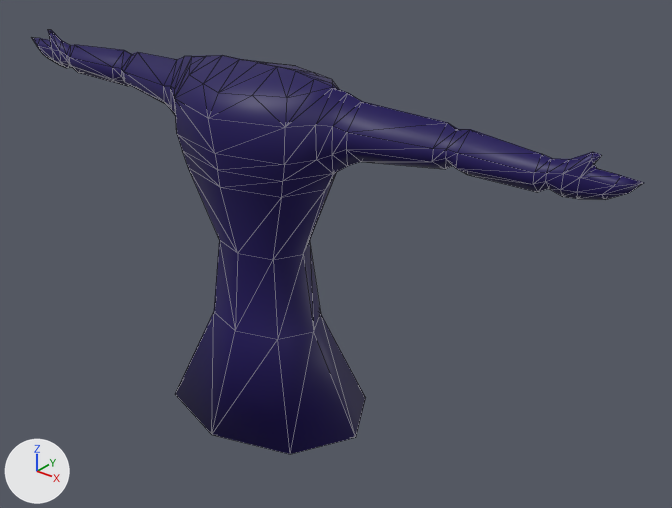
The glTF model enemy/Monster/MaskMonster.glb: old version first, new version second.
Rendered twice from a 50 mm lens placed at (4.97, -5.24, 4.94), pointed at (0.56, 0.27, 1.53). Every picture has the same lights, and +X, +Y and +Z are marked at lower left. Mesh edges are drawn as thin lines.

The first picture shows 'MaskMonster'.
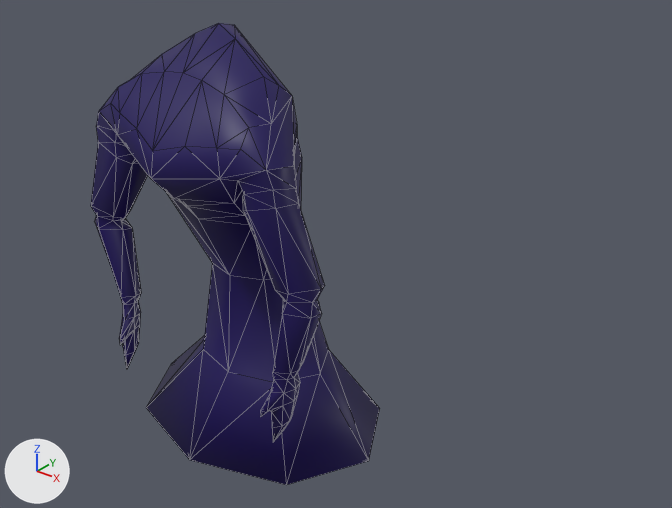
The newer file adds an action. The first version stands in its rest pose; the second is drawn at frame 0 of the action 'Hit_Reaction'.

Changed parts and their boxes [x1, y1, x2, y2] in the pictures (672 x 508 px):
```json
{"object": "MaskMonster", "change": "posed", "before": [31, 30, 644, 454], "after": [91, 23, 380, 485], "on screen": "53% narrower, 9% taller"}
{"bone": "DEF-spine", "before": "(277, 386) to (268, 318)", "after": "(271, 398) to (265, 353)"}
{"bone": "DEF-spine.001", "before": "(268, 318) to (261, 237)", "after": "(265, 353) to (251, 258)"}
{"bone": "DEF-spine.002", "before": "(261, 237) to (260, 191)", "after": "(251, 258) to (234, 183)"}
{"bone": "DEF-spine.004", "before": "(260, 191) to (259, 144)", "after": "(234, 183) to (215, 136)"}
{"bone": "MCH-spine.002", "before": "(261, 237) to (313, 212)", "after": "(253, 237) to (305, 199)"}
{"bone": "MCH-spine.004", "before": "(260, 191) to (293, 177)", "after": "(237, 196) to (269, 166)"}
{"bone": "MCH-spine.003", "before": "(259, 144) to (292, 131)", "after": "(214, 158) to (246, 121)"}
{"bone": "DEF-upper_arm.L", "before": "(313, 116) to (382, 130)", "after": "(262, 148) to (282, 224)"}
{"bone": "DEF-upper_arm.L.001", "before": "(382, 130) to (458, 145)", "after": "(282, 224) to (302, 298)"}
{"bone": "DEF-forearm.L", "before": "(458, 145) to (508, 160)", "after": "(302, 298) to (294, 343)"}
{"bone": "DEF-upper_arm.R", "before": "(215, 92) to (173, 79)", "after": "(137, 108) to (122, 162)"}
{"bone": "DEF-upper_arm.R.001", "before": "(173, 79) to (136, 67)", "after": "(122, 162) to (107, 213)"}
{"bone": "DEF-forearm.R", "before": "(136, 67) to (101, 61)", "after": "(107, 213) to (118, 261)"}
{"bone": "DEF-hand.R", "before": "(68, 54) to (38, 48)", "after": "(128, 309) to (132, 354)"}
{"bone": "ORG-breast.L", "before": "(298, 150) to (269, 162)", "after": "(259, 164) to (232, 196)"}
{"bone": "ORG-breast.R", "before": "(240, 134) to (211, 145)", "after": "(191, 132) to (165, 161)"}
```

Edits to the scene script, one JSON object a line:
```json
{"block": "bone_def_spine", "where": "bone_def_spine = bpy.data.objects['rig'].pose.bones['DEF-spine']  # child of 'root'"}
{"op": "set", "path": "bone_def_spine.location", "old": "(0.0, 0.0, 0.0)", "new": "(0.0, -0.08, 0.09)"}
{"op": "set", "path": "bone_def_spine.rotation_quaternion", "old": "(1.0, 0.0, 0.0, 0.0)", "new": "(1.0, -0.008, 0.0, 0.0)", "note": "degrees (0, 0, 0) -> degrees (-1, 0, 0)"}
{"op": "set", "path": "bone_def_spine.scale", "old": "(1.0, 1.0, 1.0)", "new": "(1.22, 0.67, 1.22)"}
{"block": "bone_def_spine_001", "where": "bone_def_spine_001 = bpy.data.objects['rig'].pose.bones['DEF-spine.001']  # child of 'DEF-spine'"}
{"op": "set", "path": "bone_def_spine_001.rotation_quaternion", "old": "(1.0, 0.0, 0.0, 0.0)", "new": "(0.997, -0.025, -0.001, 0.066)", "note": "degrees (0, 0, 0) -> degrees (-3, 0, 8)"}
{"op": "set", "path": "bone_def_spine_001.scale", "old": "(1.0, 1.0, 1.0)", "new": "(0.81, 1.57, 0.8)"}
{"block": "bone_def_spine_002", "where": "bone_def_spine_002 = bpy.data.objects['rig'].pose.bones['DEF-spine.002']  # child of 'DEF-spine.001'"}
{"op": "set", "path": "bone_def_spine_002.rotation_quaternion", "old": "(1.0, 0.0, 0.0, 0.0)", "new": "(0.989, 0.141, -0.007, -0.055)", "note": "degrees (0, 0, 0) -> degrees (16, 0, -6)"}
{"op": "set", "path": "bone_def_spine_002.scale", "old": "(1.0, 1.0, 1.0)", "new": "(0.77, 1.67, 0.77)"}
{"block": "bone_def_spine_004", "where": "bone_def_spine_004 = bpy.data.objects['rig'].pose.bones['DEF-spine.004']  # child of 'DEF-spine.002'"}
{"op": "set", "path": "bone_def_spine_004.rotation_quaternion", "old": "(1.0, 0.0, 0.0, 0.0)", "new": "(0.986, 0.156, -0.019, 0.061)", "note": "degrees (0, 0, 0) -> degrees (18, -3, 7)"}
{"op": "set", "path": "bone_def_spine_004.scale", "old": "(1.0, 1.0, 1.0)", "new": "(1.31, 0.66, 1.28)"}
{"block": "bone_mch_spine_002", "where": "bone_mch_spine_002 = bpy.data.objects['rig'].pose.bones['MCH-spine.002']  # child of 'torso'"}
{"op": "set", "path": "bone_mch_spine_002.location", "old": "(0.0, 0.0, 0.0)", "new": "(-0.05, -0.05, 0.0)"}
{"op": "set", "path": "bone_mch_spine_002.rotation_quaternion", "old": "(1.0, 0.0, 0.0, 0.0)", "new": "(0.996, 0.092, 0.007, -0.008)", "note": "degrees (0, 0, 0) -> degrees (11, 1, -1)"}
{"block": "bone_mch_spine_004", "where": "bone_mch_spine_004 = bpy.data.objects['rig'].pose.bones['MCH-spine.004']  # child of 'spine_fk.002'"}
{"op": "set", "path": "bone_mch_spine_004.location", "old": "(0.0, 0.0, 0.0)", "new": "(-0.05, -0.05, 0.0)"}
{"op": "set", "path": "bone_mch_spine_004.rotation_quaternion", "old": "(1.0, 0.0, 0.0, 0.0)", "new": "(0.996, 0.092, 0.007, -0.008)", "note": "degrees (0, 0, 0) -> degrees (11, 1, -1)"}
{"block": "bone_mch_spine_003", "where": "bone_mch_spine_003 = bpy.data.objects['rig'].pose.bones['MCH-spine.003']  # child of 'spine_fk.004'"}
{"op": "set", "path": "bone_mch_spine_003.location", "old": "(0.0, 0.0, 0.0)", "new": "(-0.05, -0.05, 0.0)"}
{"op": "set", "path": "bone_mch_spine_003.rotation_quaternion", "old": "(1.0, 0.0, 0.0, 0.0)", "new": "(0.996, 0.092, 0.007, -0.008)", "note": "degrees (0, 0, 0) -> degrees (11, 1, -1)"}
{"block": "bone_def_upper_arm_l", "where": "bone_def_upper_arm_l = bpy.data.objects['rig'].pose.bones['DEF-upper_arm.L']  # child of 'ORG-shoulder.L'"}
{"op": "set", "path": "bone_def_upper_arm_l.location", "old": "(0.0, 0.0, 0.0)", "new": "(-0.04, 0.16, 0.06)"}
{"op": "set", "path": "bone_def_upper_arm_l.rotation_quaternion", "old": "(1.0, 0.0, 0.0, 0.0)", "new": "(0.823, 0.299, 0.016, -0.482)", "note": "degrees (0, 0, 0) -> degrees (30, 18, -56)"}
{"op": "set", "path": "bone_def_upper_arm_l.scale", "old": "(1.0, 1.0, 1.0)", "new": "(1.03, 0.94, 1.03)"}
{"block": "bone_def_upper_arm_l_001", "where": "bone_def_upper_arm_l_001 = bpy.data.objects['rig'].pose.bones['DEF-upper_arm.L.001']  # child of 'DEF-upper_arm.L'"}
{"op": "set", "path": "bone_def_upper_arm_l_001.rotation_quaternion", "old": "(1.0, 0.0, 0.0, 0.0)", "new": "(0.952, 0.0, 0.307, 0.0)", "note": "degrees (0, 0, 0) -> degrees (0, 36, 0)"}
{"block": "bone_def_forearm_l", "where": "bone_def_forearm_l = bpy.data.objects['rig'].pose.bones['DEF-forearm.L']  # child of 'DEF-upper_arm.L.001'"}
{"op": "set", "path": "bone_def_forearm_l.rotation_quaternion", "old": "(1.0, 0.0, 0.0, 0.0)", "new": "(0.941, 0.135, 0.29, -0.107)", "note": "degrees (0, 0, 0) -> degrees (14, 35, -9)"}
{"op": "set", "path": "bone_def_forearm_l.scale", "old": "(1.0, 1.0, 1.0)", "new": "(0.97, 1.03, 1.0)"}
{"block": "bone_def_upper_arm_r", "where": "bone_def_upper_arm_r = bpy.data.objects['rig'].pose.bones['DEF-upper_arm.R']  # child of 'ORG-shoulder.R'"}
{"op": "set", "path": "bone_def_upper_arm_r.location", "old": "(0.0, 0.0, 0.0)", "new": "(-0.07, 0.27, 0.05)"}
{"op": "set", "path": "bone_def_upper_arm_r.rotation_quaternion", "old": "(1.0, 0.0, 0.0, 0.0)", "new": "(0.769, 0.38, -0.001, 0.514)", "note": "degrees (0, 0, 0) -> degrees (39, -23, 59)"}
{"op": "set", "path": "bone_def_upper_arm_r.scale", "old": "(1.0, 1.0, 1.0)", "new": "(1.08, 0.86, 1.08)"}
{"block": "bone_def_upper_arm_r_001", "where": "bone_def_upper_arm_r_001 = bpy.data.objects['rig'].pose.bones['DEF-upper_arm.R.001']  # child of 'DEF-upper_arm.R'"}
{"op": "set", "path": "bone_def_upper_arm_r_001.rotation_quaternion", "old": "(1.0, 0.0, 0.0, 0.0)", "new": "(0.964, 0.0, -0.265, 0.0)", "note": "degrees (0, 0, 0) -> degrees (0, -31, 0)"}
{"block": "bone_def_forearm_r", "where": "bone_def_forearm_r = bpy.data.objects['rig'].pose.bones['DEF-forearm.R']  # child of 'DEF-upper_arm.R.001'"}
{"op": "set", "path": "bone_def_forearm_r.rotation_quaternion", "old": "(1.0, 0.0, 0.0, 0.0)", "new": "(0.952, 0.152, -0.24, 0.119)", "note": "degrees (0, 0, 0) -> degrees (15, -30, 10)"}
{"op": "set", "path": "bone_def_forearm_r.scale", "old": "(1.0, 1.0, 1.0)", "new": "(0.93, 1.08, 1.01)"}
{"block": "bone_def_hand_r", "where": "bone_def_hand_r = bpy.data.objects['rig'].pose.bones['DEF-hand.R']  # child of 'DEF-forearm.R.001'"}
{"op": "set", "path": "bone_def_hand_r.rotation_quaternion", "old": "(1.0, 0.0, 0.0, 0.0)", "new": "(0.995, -0.08, -0.064, 0.017)", "note": "degrees (0, 0, 0) -> degrees (-9, -7, 3)"}
{"op": "set", "path": "bone_def_hand_r.scale", "old": "(1.0, 1.0, 1.0)", "new": "(0.99, 1.01, 0.99)"}
{"block": "bone_org_breast_l", "where": "bone_org_breast_l = bpy.data.objects['rig'].pose.bones['ORG-breast.L']  # child of 'ORG-spine.003'"}
{"op": "set", "path": "bone_org_breast_l.location", "old": "(0.0, 0.0, 0.0)", "new": "(-0.08, 0.01, 0.0)"}
{"block": "bone_org_breast_r", "where": "bone_org_breast_r = bpy.data.objects['rig'].pose.bones['ORG-breast.R']  # child of 'ORG-spine.003'"}
{"op": "set", "path": "bone_org_breast_r.location", "old": "(0.0, 0.0, 0.0)", "new": "(0.1, -0.03, 0.01)"}
```
